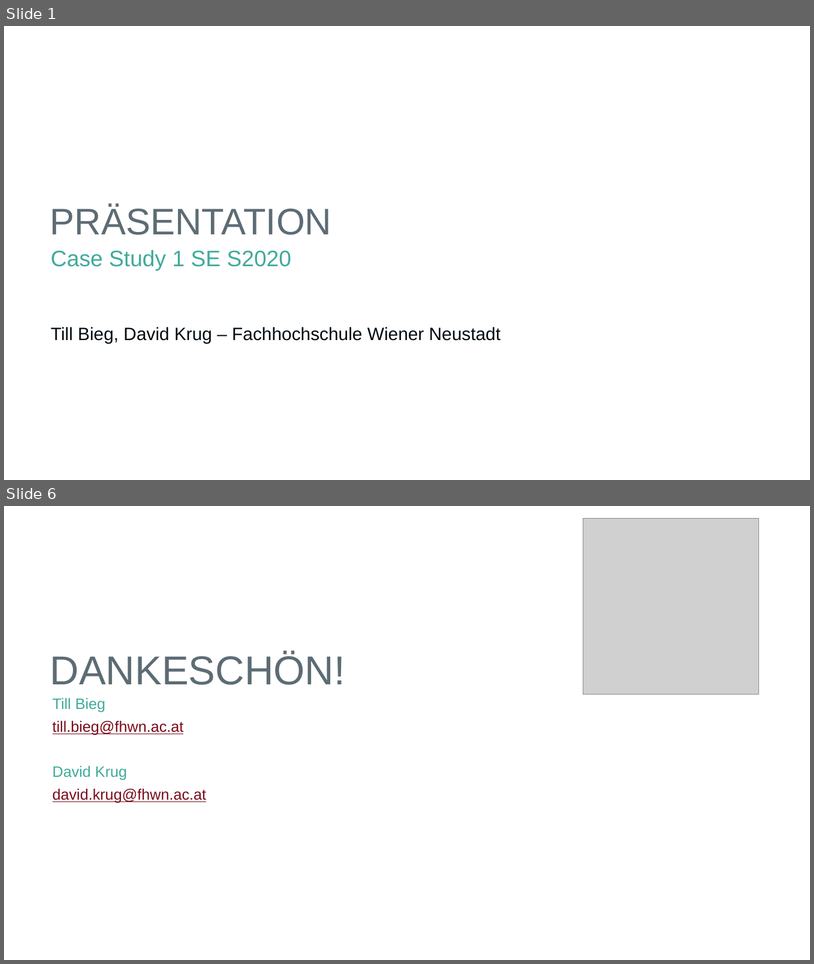
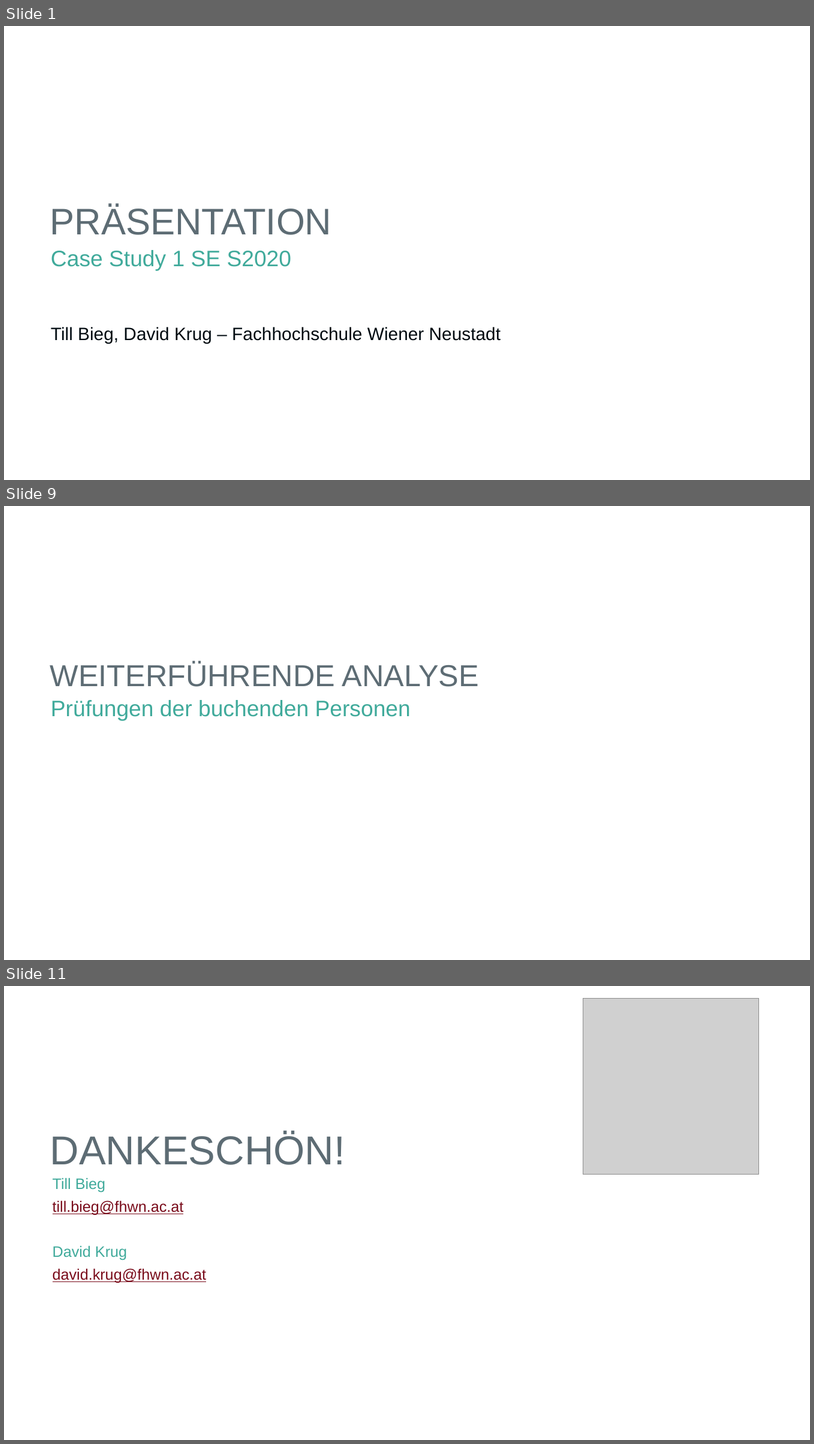
Before and after one commit to biegt/auditing_case_study, a slide deck: 04_output/Präsentation_Case_Study_1_Bieg_Krug.pptx. Shown one above the other, each under a label of ours: slides 1 and 6 before the commit, slides 1, 9 and 11 after it; the slides between them are not shown. The pictures are 814x964 and 814x1444 pixels, drawn with LibreOffice and Linux fonts; fonts in the diff are those of the drawing; grey boxes stand for pictures; background and template pictures are left out. Boxes give left, top, right and bottom in pixels: in the first picture for what was removed or moved away, otherwise in the second. Text is boxed around its words. In the diff, an @@ line names an element or a change of style, - is before the commit and + after.

```diff
--- a/04_output/Präsentation_Case_Study_1_Bieg_Krug.pptx
+++ b/04_output/Präsentation_Case_Study_1_Bieg_Krug.pptx
@@ slide 9 added at (4, 506, 810, 960), background #FFFFFF @@
@@ title added at (50, 662, 480, 687), 36 pt, text #5D6C74 @@
+WEITERFÜHRENDE ANALYSE
@@ subtitle added at (51, 700, 411, 721), 26.7 pt, text #40AA9B @@
+Prüfungen der buchenden Personen
@@ what was slide 6 is now slide 11 @@
```
Also in this commit, not shown: 1 slide changed, 7 other slides added, 3 slides removed.
